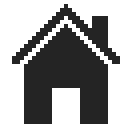
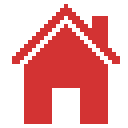
Layer changes from the first 128 × 128 image to the second:
painted on "Hintergrund" over [12, 4, 120, 124]
